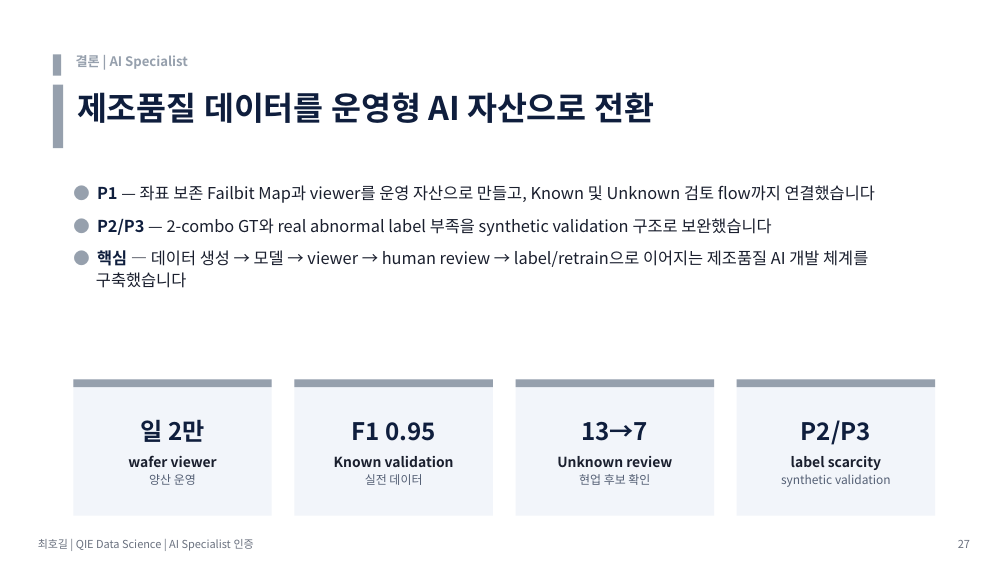
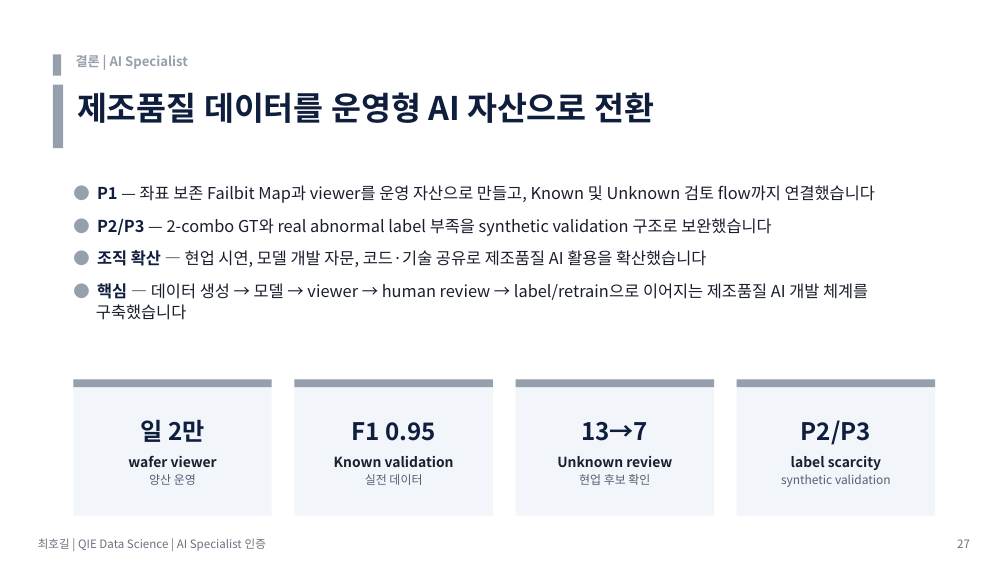
Before and after one commit to hogil/fbm_paper, a slide deck: slide 27 of recommendation/presentation/'26년 AI Specialist 면점 심사 자료_메모리사업부_최호길.pptx. Drawn at 1008x567 pixels with LibreOffice and Linux fonts; fonts in the diff are those of the drawing. Boxes give left, top, right and bottom in pixels: in the first picture for what was removed or moved away, otherwise in the second. Text is boxed around its words. In the diff, an @@ line names an element or a change of style, - is before the commit and + after.

Commit message:
Polish AI specialist deck readability

```diff
--- a/recommendation/presentation/'26년 AI Specialist 면점 심사 자료_메모리사업부_최호길.pptx
+++ b/recommendation/presentation/'26년 AI Specialist 면점 심사 자료_메모리사업부_최호길.pptx
@@ text at (x1=97, y1=250, x2=706, y2=267): paragraph added @@
+● 조직 확산 — 현업 시연, 모델 개발 자문, 코드·기술 공유로 제조품질 AI 활용을 확산했습니다
@@ text "최호길 | QIE Data Science ..." at (x1=38, y1=538, x2=266, y2=551): size 10.5 to 11 pt @@
```
Also in this commit, not shown: 25 other slides changed, 2 other files.
